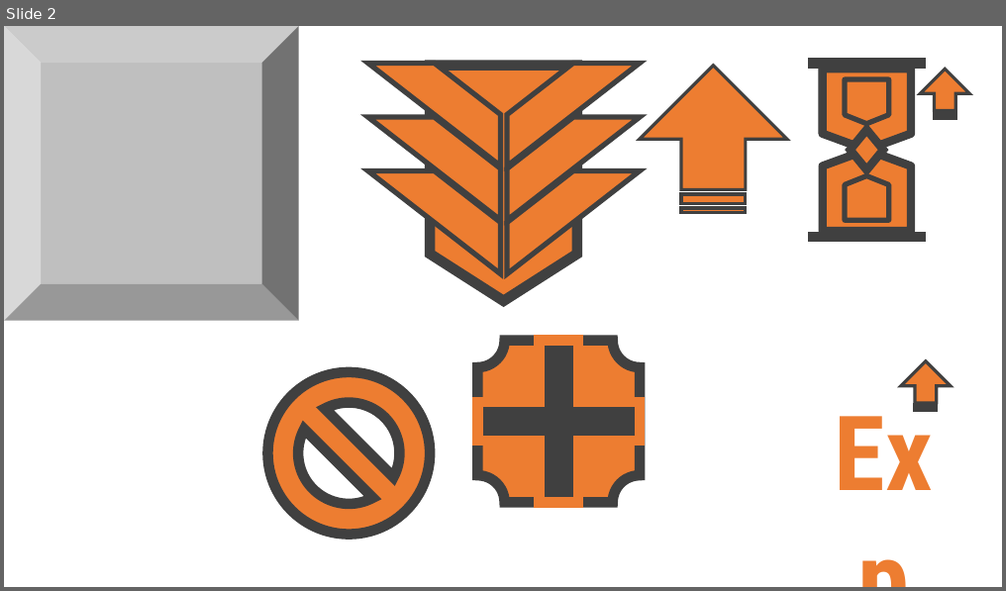
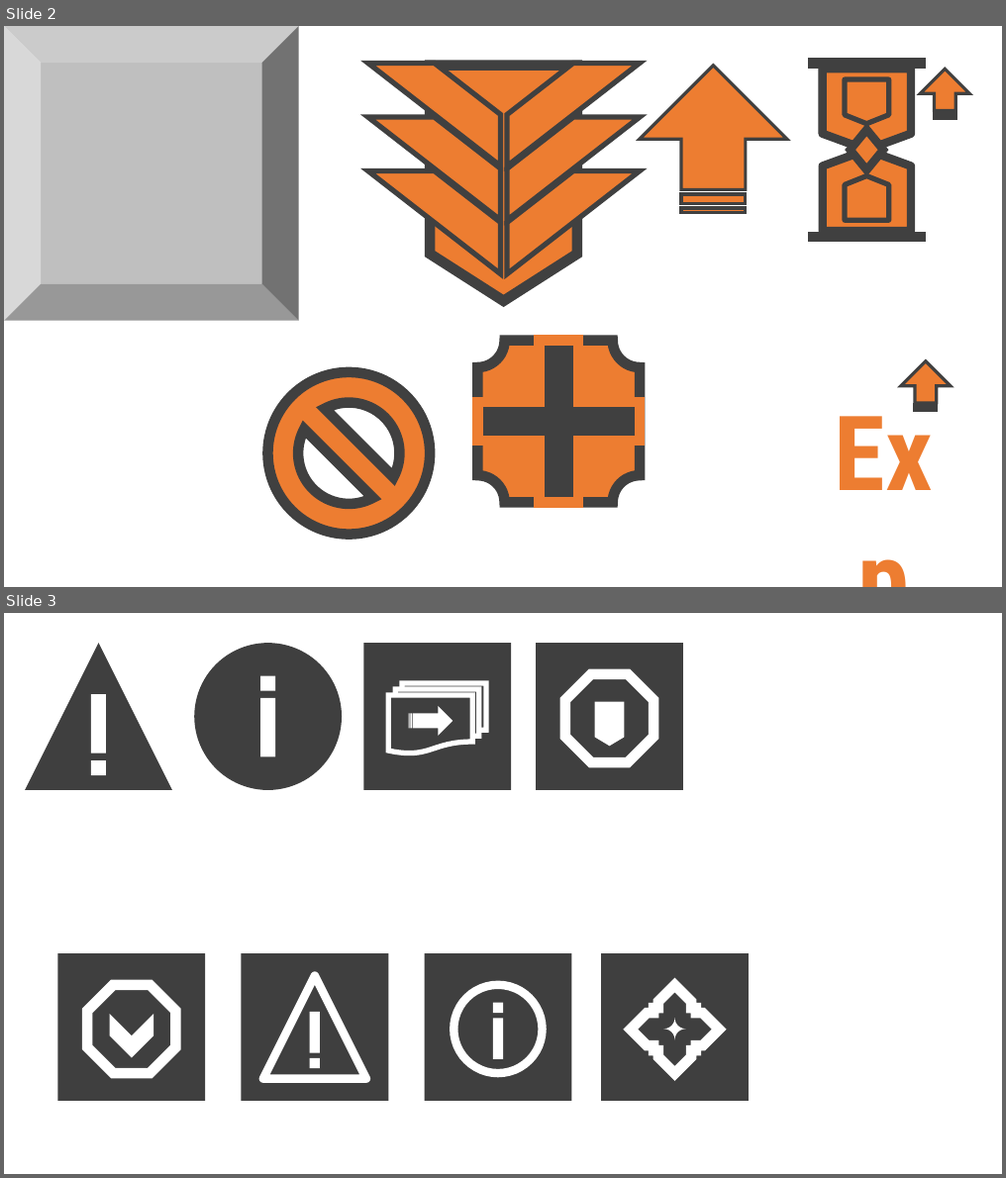
Before and after one commit to nfls/game-minesweeper3d, a slide deck: Assets/Sources/Sources.pptx. Shown one above the other, each under a label of ours: slide 2 before the commit, slides 2 and 3 after it. The pictures are 1006x591 and 1006x1178 pixels, drawn with LibreOffice and Linux fonts; fonts in the diff are those of the drawing. Boxes give left, top, right and bottom in pixels: in the first picture for what was removed or moved away, otherwise in the second. Text is boxed around its words. In the diff, an @@ line names an element or a change of style, - is before the commit and + after.

```diff
--- a/Assets/Sources/Sources.pptx
+++ b/Assets/Sources/Sources.pptx
@@ slide 3 added at (4,613,1002,1174), background #FFFFFF @@
@@ triangle added at (25,643,172,790), fill #3F3F3F @@
@@ ellipse added at (194,643,342,790), fill #3F3F3F @@
@@ rectangle added at (364,643,512,790), fill #3F3F3F @@
@@ rectangle added at (537,643,684,790), fill #3F3F3F @@
@@ rectangle added at (91,694,106,754), fill #FFFFFF @@
@@ rectangle added at (260,698,275,758), fill #FFFFFF @@
@@ rectangle added at (260,676,275,691), fill #FFFFFF @@
@@ flow chart multidocument added at (389,683,487,754), fill #3F3F3F, outline #FFFFFF 5 pt @@
@@ octagon added at (565,674,653,762), fill #3F3F3F, outline #FFFFFF 10 pt @@
@@ striped right arrow added at (409,706,453,735), fill #FFFFFF @@
@@ flow chart offpage connector added at (595,702,624,747), fill #FFFFFF @@
@@ rectangle added at (91,761,106,775), fill #FFFFFF @@
@@ rectangle added at (57,954,205,1101), fill #3F3F3F @@
@@ rectangle added at (242,954,389,1101), fill #3F3F3F @@
@@ rectangle added at (425,954,572,1101), fill #3F3F3F @@
@@ rectangle added at (601,954,748,1101), fill #3F3F3F @@
@@ octagon added at (87,985,175,1073), fill #3F3F3F, outline #FFFFFF 10 pt @@
@@ triangle added at (263,976,366,1079), fill #3F3F3F, outline #FFFFFF 8 pt @@
@@ ellipse added at (453,985,543,1073), fill #3F3F3F, outline #FFFFFF 8 pt @@
@@ quad arrow callout added at (631,985,719,1073), fill #3F3F3F, outline #FFFFFF 10 pt @@
@@ chevron added at (110,1014,153,1059), fill #FFFFFF @@
@@ rectangle added at (310,1012,320,1054), fill #FFFFFF @@
@@ rectangle added at (493,1018,503,1059), fill #FFFFFF @@
@@ rectangle added at (493,1003,503,1014), fill #FFFFFF @@
@@ plaque added at (664,1018,686,1040), fill #FFFFFF @@
@@ rectangle added at (310,1059,320,1069), fill #FFFFFF @@
```
Also in this commit, not shown: 8 other slides added, 22 other files.
